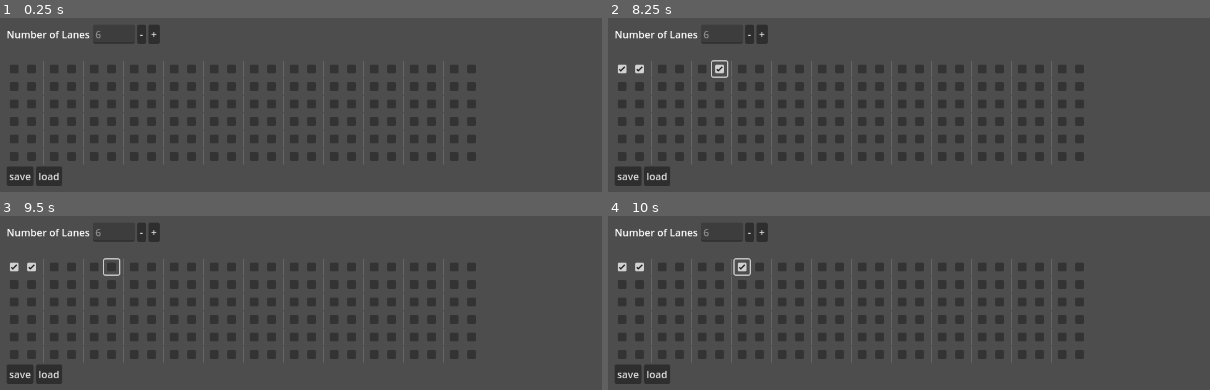
Above: before the commit, frames 1-4 (two rows, left to right).
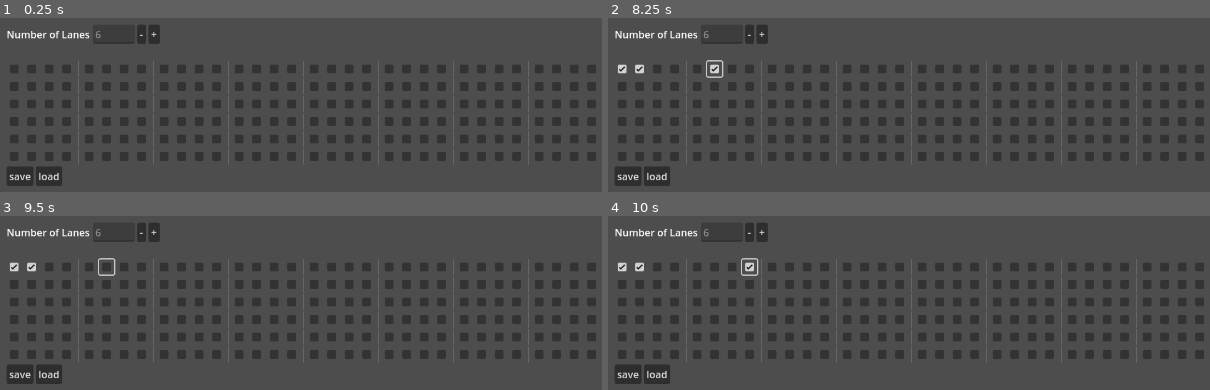
Above: after the commit, the same moments.

Repository: uniqueusername/duck-
Game: Godot game, scene res://scenes/levels/map_editor.tscn
Same seed, same stepped clock (60 frames per second), same inputs: the game is played once before the commit and once after it. This scene is started directly instead of the project's main scene. Sound files missing from this copy of the repository are replaced by a short silence.
Inputs (mouse positions are in pixels of both pictures, inside the frame that each line leads up to):
- Up to frame 1 (0.25 s): no input
- Up to frame 2 (8.25 s): click "-" at 0.5 s; click "+" at 1.25 s; click (620, 68) at 2.02 s; click (638, 68) at 2.77 s; click (662, 68) at 3.52 s; click (656, 68) at 4.27 s; click (680, 68) at 5.02 s; click (674, 68) at 5.77 s; click (704, 68) at 6.52 s; click (698, 68) at 7.27 s; click (722, 68) at 8.02 s
- Up to frame 3 (9.5 s): click (108, 266) at 8.77 s
- Up to frame 4 (10 s): click (740, 266) at 9.52 s

The runs differ from the first frame. In frame 1, 14% of the frame differs, in the area x 7-100%, y 24-84%; in frame 2, 14%; in frame 3, 14%; in frame 4, 14%.

Commit message:
create DuckMap resource

Diff:
--- /dev/null
+++ b/assets/maps/gooper.tres
@@ -0,0 +1,18 @@
+[gd_resource type="Resource" script_class="DuckMap" load_steps=4 format=3]
+
+[ext_resource type="Script" path="res://utility/map_base.gd" id="1_hr8pq"]
+[ext_resource type="AudioStream" path="res://assets/music/tensionnn/webcage - TENSIONNN.mp3" id="2_5i1gi"]
+
+[sub_resource type="BitMap" id="BitMap_50jtj"]
+data = {
+"data": PackedByteArray(34, 0, 32, 0, 0, 0, 0, 0, 0, 0, 0, 0, 0, 0, 0, 0, 0, 0, 0, 0, 0, 0, 0, 132),
+"size": Vector2i(6, 32)
+}
+
+[resource]
+script = ExtResource("1_hr8pq")
+song = ExtResource("2_5i1gi")
+lane_count = 6
+lines_per_beat = 4
+bitmap = SubResource("BitMap_50jtj")
+bpm = 120
--- a/scenes/levels/map_editor.tscn
+++ b/scenes/levels/map_editor.tscn
@@ -1,6 +1,15 @@
-[gd_scene load_steps=2 format=3 uid="uid://2xgsm1fiv6u5"]
+[gd_scene load_steps=5 format=3 uid="uid://2xgsm1fiv6u5"]
 
 [ext_resource type="Script" path="res://utility/map_editor.gd" id="1_3udfa"]
+[ext_resource type="Script" path="res://utility/map_base.gd" id="2_8poen"]
+[ext_resource type="AudioStream" uid="uid://yiwe4k84fp0t" path="res://assets/music/tensionnn/webcage - TENSIONNN.mp3" id="3_r4wwt"]
+
+[sub_resource type="Resource" id="Resource_eo3wq"]
+script = ExtResource("2_8poen")
+song = ExtResource("3_r4wwt")
+lane_count = 6
+lines_per_beat = 4
+bpm = 120
 
 [node name="map_editor" type="Node2D"]
 
@@ -24,6 +33,7 @@
 layout_mode = 2
 script = ExtResource("1_3udfa")
 file_selector = NodePath("../../../../FileDialog")
+map = SubResource("Resource_eo3wq")
 
 [node name="lane_count" type="HBoxContainer" parent="CanvasLayer/MarginContainer/ScrollContainer/editor"]
 layout_mode = 2
--- a/scenes/objects/conductor/conductor.tscn
+++ b/scenes/objects/conductor/conductor.tscn
@@ -1,11 +1,11 @@
 [gd_scene load_steps=4 format=3 uid="uid://dqjlfld3di5i8"]
 
-[ext_resource type="AudioStream" uid="uid://yiwe4k84fp0t" path="res://assets/music/webcage - TENSIONNN.mp3" id="1_323x5"]
 [ext_resource type="Script" path="res://scenes/objects/conductor/conductor.gd" id="1_gjxpx"]
+[ext_resource type="AudioStream" uid="uid://yiwe4k84fp0t" path="res://assets/music/tensionnn/webcage - TENSIONNN.mp3" id="1_r7ip1"]
 [ext_resource type="AudioStream" uid="uid://cpxsf5o415wk0" path="res://assets/sounds/stick.wav" id="3_610x8"]
 
 [node name="conductor" type="AudioStreamPlayer3D"]
-stream = ExtResource("1_323x5")
+stream = ExtResource("1_r7ip1")
 autoplay = true
 script = ExtResource("1_gjxpx")
 
--- /dev/null
+++ b/utility/map_base.gd
@@ -0,0 +1,29 @@
+extends Resource
+class_name DuckMap
+
+@export var song: AudioStream
+
+# map information
+@export_subgroup("Map Information")
+@export var lane_count: int = 6
+@export var lines_per_beat: int = 4
+var total_lines: int
+@export var bitmap: BitMap = BitMap.new()
+
+# song data
+@export_subgroup("Song Data")
+@export var bpm: int = 120
+var total_beats: int
+
+func _init():
+	if song: total_beats = int(ceil(song.get_length() / 60 * bpm))
+	else: total_beats = 8
+
+	total_lines = total_beats * lines_per_beat
+	bitmap.create(Vector2i(lane_count, total_lines))
+
+func set_bit(x: int, y: int, state: bool):
+	bitmap.set_bit(x, y, state)
+
+func get_bit(x: int, y: int) -> bool:
+	return bitmap.get_bit(x, y)
--- a/utility/map_editor.gd
+++ b/utility/map_editor.gd
@@ -4,22 +4,9 @@
 @export var file_selector: FileDialog # file save/open dialog
 @onready var lanes = {} # map each lane to its checkboxes
 var hidden_lanes = {} # cache "deleted" lanes
-var map: BitMap = BitMap.new() # raw map data
 
-# map information
-var lane_count: int = 6
-var beats: int = 12:
-	set(value):
-		beats = value
-		lines = beats * lpb
-var lpb: int = 2: # lines per beat
-	set(value):
-		lpb = value
-		lines = beats * lpb
-var lines = beats * lpb: # total number of lines-determined automatically
-	set(value):
-		if value != beats * lpb: return
-		else: lines = value
+# beatmap
+@export var map: DuckMap
 
 func _ready():
 	initialize_editor()
@@ -35,14 +22,14 @@
 	hidden_lanes.clear()
 
 	# create new lanes
-	$lane_count/counter.text = str(lane_count)
-	for i in range(lane_count):
+	$lane_count/counter.text = str(map.lane_count)
+	for i in range(map.lane_count):
 		create_empty_lane(i+1)
 
 # reload the editor with a new number of lanes
 # `lane_delta` is the number of lanes added or removed
 func adjust_lane_count(lane_delta: int):
-	if lane_count + lane_delta < 4: return
+	if map.lane_count + lane_delta < 4: return
 
 	if lane_delta < 0:
 		for i in range(abs(lane_delta)):
@@ -50,7 +37,7 @@
 			hidden_lanes[curr_lane] = lanes[curr_lane]
 			curr_lane.visible = false
 			lanes.erase(curr_lane)
-			lane_count -= 1
+			map.lane_count -= 1
 	else:
 		var remaining_lanes = lane_delta
 		while hidden_lanes.size() > 0 and remaining_lanes > 0:
@@ -58,14 +45,14 @@
 			lanes[curr_lane] = hidden_lanes[curr_lane]
 			hidden_lanes.erase(curr_lane)
 			curr_lane.visible = true
-			lane_count += 1
+			map.lane_count += 1
 			remaining_lanes -= 1
 		while remaining_lanes > 0:
-			create_empty_lane(lane_count)
-			lane_count += 1
+			create_empty_lane(map.lane_count)
+			map.lane_count += 1
 			remaining_lanes -= 1
 
-	$lane_count/counter.text = str(lane_count)
+	$lane_count/counter.text = str(map.lane_count)
 
 # creates a new lane labeled `lane${num}` WITHOUT updating lane_count
 func create_empty_lane(num: int):
@@ -74,8 +61,8 @@
 	lanes[new_lane] = []
 	$lanes.add_child(new_lane)
 
-	for line in range(lines):
-		if line % lpb == 0 and line > 0: new_lane.add_child(VSeparator.new())
+	for line in range(map.total_lines):
+		if line % map.lines_per_beat == 0 and line > 0: new_lane.add_child(VSeparator.new())
 		var checkbox = CheckBox.new()
 		new_lane.add_child(checkbox)
 		lanes[new_lane].append(checkbox)
@@ -83,7 +70,6 @@
 # load a map from file
 func load_map(path: String):
 	map = load(path)
-	lane_count = map.get_size().x
 	initialize_editor()
 
 	for i in range(lanes.keys().size()):
@@ -93,7 +79,7 @@
 
 # save current editor state to a file
 func save_map(path: String):
-	map.create(Vector2i(lane_count, lines))
+	map.bitmap.create(Vector2i(map.lane_count, map.total_lines))
 
 	for i in range(lanes.keys().size()):
 		var boxes = lanes.get(lanes.keys()[i])
